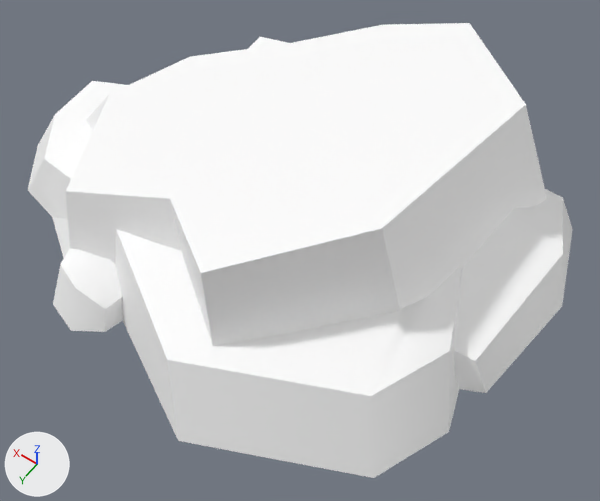
Renders of the glTF model assets/synty/simple_fantasy/models/SF_Env_Rock_03.glb from each side of a commit.
The view is the same before and after, from a 50 mm lens placed at (-0.0543, 0.07, 0.1048), pointed at (-0.0089, 0.0064, 0.0048). The lights are fixed; the arrows at lower left show +X, +Y and +Z.

The first picture shows 'SF_Env_Rock_03'.
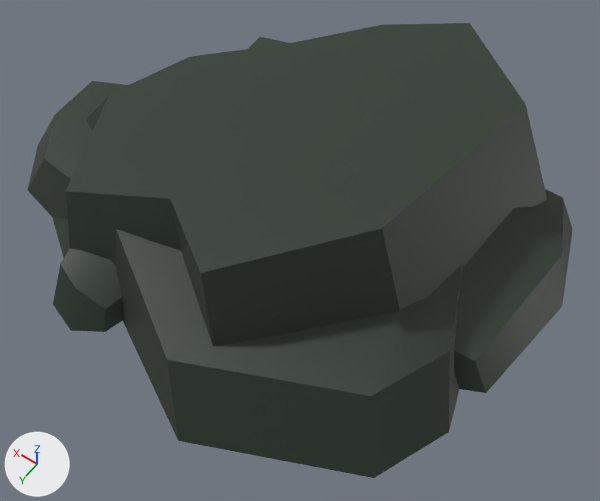
The change in detail:
Picture 'Undead_Footman_01' (img_undead_footman_01) is new.
In material 'lambert1' (mat_lambert1), base_color is no longer (1.0, 1.0, 1.0), white #ffffff.
In material 'lambert1' (mat_lambert1), texture is now set to img_undead_footman_01.

Location of each change, [x1, y1, x2, y2] in pixels of the pictures (600 x 501 px):
'SF_Env_Rock_03', surface changed (white to grey)
    both: [28, 23, 573, 478]
